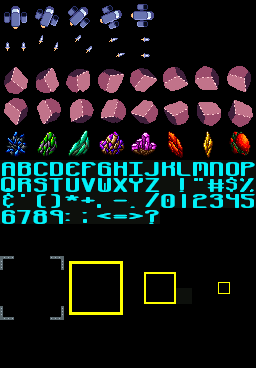
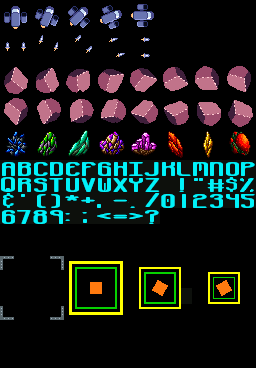
Revision of a layered 256x368 image; what changed, layer by layer:
painted on "Background" over [left=75, top=267, right=240, bottom=309]
